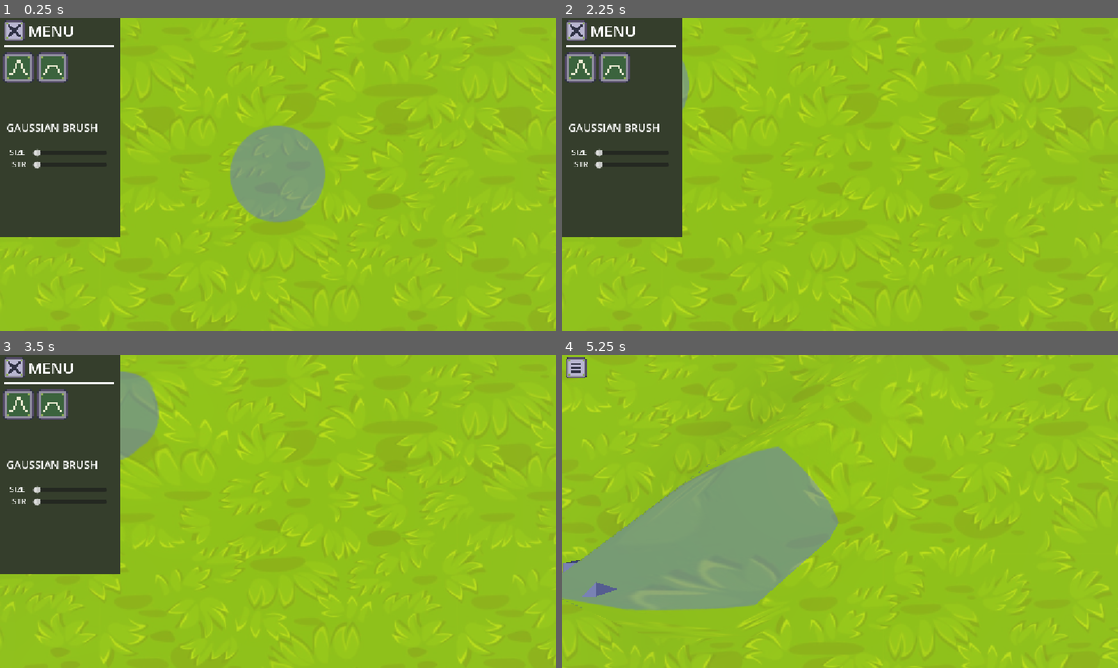
Above: before the commit, frames 1-4 (two rows, left to right).
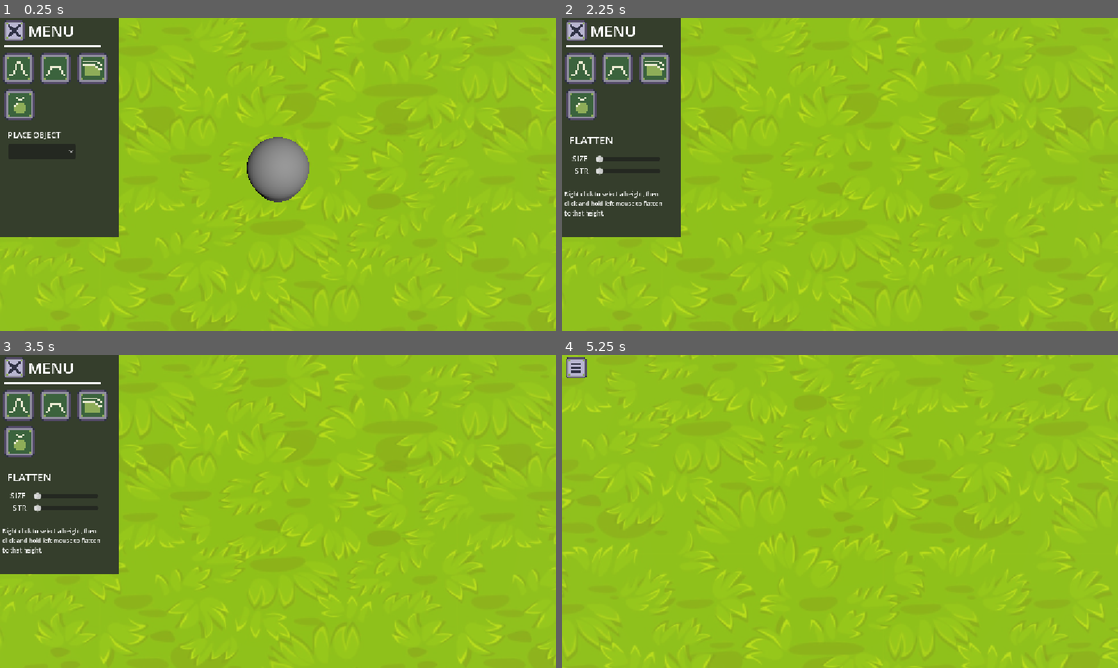
Above: after the commit, the same moments.

Repository: peridotpath/frog-game
Game: Godot game, scene res://map_editor.tscn
Two runs of this game, one before a commit and one after it. Both use one fixed random seed, a clock stepped at 60 frames per second and the inputs below.
Inputs (mouse positions are in pixels of both pictures, inside the frame that each line leads up to; where the layout moved, square brackets give the same spot in the first picture):
- Up to frame 1 (0.25 s): no input
- Up to frame 2 (2.25 s): click (578, 68) at 0.5 s; click (584, 105) at 1.27 s; click (617, 68) [612, 68] at 2 s
- Up to frame 3 (3.5 s): click (94, 405) at 2.77 s
- Up to frame 4 (5.25 s): click (578, 367) at 3.5 s; tap Enter at 4.25 s; move the mouse to (962, 495) at 4.27 s; hold D 4.28-5 s; hold Q 4.28-5 s; click (962, 495) at 4.42 s; drag from (728, 527) to (812, 574) at 5.02 s

The runs differ from the first frame. In frame 1, 6.1% of the frame differs, in the area x 0-59%, y 0-70%; in frame 2, 2.7%; in frame 3, 4.4%; in frame 4, 17%, in the area x 0-73%, y 1-90%.

Commit message:
loads of stuff cant really remember what

Diff:
--- a/free_look_camera.gd
+++ b/free_look_camera.gd
@@ -10,11 +10,6 @@
 
 @onready var _velocity = default_velocity
 
-@export var TerrainCursor : DecalCompatibility
-
-@export var brush_strength : int = 50
-@export var terrain: MeshInstance3D
-@export var vertex_cubes: Node3D
 var last_tick: int
 
 func _input(event):
@@ -38,52 +33,9 @@
 			MOUSE_BUTTON_WHEEL_LEFT: # decrease fly velocity
 				_velocity = clamp(_velocity / speed_scale, min_speed, max_speed)
 
-
-func _handle_gaussian_deform(direction: float):
-	var mdt = MeshDataTool.new()
-	mdt.create_from_surface(terrain.mesh, 0)
-	var terrain_loc = terrain.global_transform
-
-	var arrays = terrain.mesh.surface_get_arrays(0)
-
-	var verts = arrays[Mesh.ARRAY_VERTEX]
-	for i in range(mdt.get_vertex_count()):
-		var vertex = mdt.get_vertex(i)
-
-		if (is_point_in_sphere(vertex * terrain_loc,TerrainCursor.global_position,TerrainCursor.size[0]/2)):
-			var y_change = gaussian_deform((vertex * terrain_loc).distance_to(TerrainCursor.global_position), 0, TerrainCursor.size[0]/2)
-			verts[i] = vertex + Vector3(0,direction*y_change*1,0)
-
-	# 1. Update the vertex array as you already are
-	arrays[Mesh.ARRAY_VERTEX] = verts
-
-	# 2. Use SurfaceTool to regenerate the normals
-	var st = SurfaceTool.new()
-	st.index()
-	st.create_from_arrays(arrays) # Load your modified vertex data
-	st.generate_normals()         # This actually calculates the new slope
-	st.generate_tangents()        # Recommended for consistent lighting
-
-	# 3. Commit the result back to the terrain
-	var new_mesh = st.commit()
-	terrain.mesh = new_mesh
-
-	# 4. Update collision to match the new shape
-	terrain.create_trimesh_collision()
-
-func gaussian_deform(x: float, mean: float, std_dev: float) -> float:
-	var exponent = -0.5 * pow((x - mean) / std_dev, 2)
-	var factor = 1.0 / (std_dev * sqrt(2.0 * PI))
-	return factor * exp(exponent)
-
 func _process(delta):
 	if not current:
 		return
-
-	if Input.is_mouse_button_pressed(MOUSE_BUTTON_LEFT):
-		_handle_gaussian_deform(1)
-	if Input.is_mouse_button_pressed(MOUSE_BUTTON_RIGHT):
-		_handle_gaussian_deform(-1)
 
 	var direction = Vector3(
 		float(Input.is_physical_key_pressed(KEY_D)) - float(Input.is_physical_key_pressed(KEY_A)),
@@ -95,49 +47,3 @@
 		translate(direction * _velocity * delta * boost_speed_multiplier)
 	else:
 		translate(direction * _velocity * delta)
-
-	var mouse_pos = get_viewport().get_mouse_position()
-
-	# Project ray from camera to screen
-	var ray_start = project_ray_origin(mouse_pos)
-	var ray_end = ray_start + project_ray_normal(mouse_pos) * 1000
-
-	# Create query parameters
-	var space_state = get_world_3d().direct_space_state
-	var query = PhysicsRayQueryParameters3D.create(ray_start, ray_end)
-	var result = space_state.intersect_ray(query)
-	if result:
-		TerrainCursor.global_position = result.position
-
-	last_tick += 1
-	if (last_tick > 5):
-		last_tick = 0
-		_process_vertex_cubes()
-
-func _process_vertex_cubes():
-	for n in vertex_cubes.get_children():
-		vertex_cubes.remove_child(n)
-		n.queue_free()
-
-	var mdt = MeshDataTool.new()
-	mdt.create_from_surface(terrain.mesh, 0)
-	var terrain_loc = terrain.global_transform
-
-	var arrays = terrain.mesh.surface_get_arrays(0)
-	var verts = arrays[Mesh.ARRAY_VERTEX]
-	for v in range(mdt.get_vertex_count()):
-		var vertex:  = mdt.get_vertex(v)
-		if (is_point_in_sphere(vertex * terrain_loc, TerrainCursor.global_position, TerrainCursor.size[0]/2)):
-			# 1. Create the MeshInstance3D node
-			var mesh_instance = MeshInstance3D.new()
-			# 2. Create the specific mesh shape (e.g., BoxMesh)
-			var box_mesh = BoxMesh.new()
-			box_mesh.size = Vector3(0.2, 0.2, 0.2) # Size 1x1x1
-			# 3. Assign the mesh to the instance
-			mesh_instance.mesh = box_mesh
-			# 4. Position the mesh in the world
-			vertex_cubes.add_child(mesh_instance)
-			mesh_instance.global_position = Vector3(vertex)
-
-func is_point_in_sphere(point: Vector3, sphere_center: Vector3, radius: float) -> bool:
-	return sphere_center.distance_to(point) < radius
--- a/map_editor.gd
+++ b/map_editor.gd
@@ -1,9 +1,15 @@
 extends Node3D
 
 @export var UIPanel: ColorRect
-@export var Brush: DecalCompatibility
+@export var Cursor: DecalCompatibility
+@export var BrushSelection: Label
+@export var PlacerSelection: Label
 @export var BrushSize: float
 @export var BrushStr: float
+@export var BrushSelectionLabel: Label
+@export var BrushDescriptionLabel: Label
+
+@export var MouseInUI: bool
 
 func _on_ui_close_pressed() -> void:
 	UIPanel.hide()
@@ -13,7 +19,32 @@
 
 func _on_size_slider_value_changed(value: float) -> void:
 	BrushSize = value
-	Brush.size = Vector3(value,value,value)
 
 func _on_str_slider_value_changed(value: float) -> void:
 	BrushStr = value
+
+func is_point_in_sphere(point: Vector3, sphere_center: Vector3, radius: float) -> bool:
+	return sphere_center.distance_to(point) < radius
+
+func _on_gaus_button_pressed() -> void:
+	Cursor.BrushMode = Cursor.BRUSH_MODE.Gaus
+	BrushSelectionLabel.text = "GAUSSIAN"
+	BrushDescriptionLabel.text = "Click and hold the left mouse to raise and right mouse to lower terrain."
+	BrushSelection.show()
+	PlacerSelection.hide()
+	Cursor._switch_cursors(false)
+
+func _on_cyl_button_pressed() -> void:
+	Cursor.BrushMode = Cursor.BRUSH_MODE.Flatten
+	BrushSelectionLabel.text = "FLATTEN"
+	BrushDescriptionLabel.text = "Right click to select a height, then click and hold left mouse to flatten to that height."
+	BrushSelection.show()
+	PlacerSelection.hide()
+	Cursor._switch_cursors(false)
+
+func _on_place_button_pressed() -> void:
+	Cursor.BrushMode = Cursor.BRUSH_MODE.Place
+	BrushSelection.hide()
+	PlacerSelection.show()
+	Cursor._switch_cursors(true)
+	pass # Replace with function body.
--- a/map_editor.tscn
+++ b/map_editor.tscn
@@ -3,18 +3,22 @@
 [ext_resource type="Script" uid="uid://f7e0cqni6g4c" path="res://map_editor.gd" id="1_6ykog"]
 [ext_resource type="Shader" uid="uid://ci8qw0v58uatc" path="res://shaders/grasslands.gdshader" id="1_bh6pa"]
 [ext_resource type="Script" uid="uid://cxymk0n5i1hqe" path="res://terrain.gd" id="1_vga7x"]
+[ext_resource type="Script" uid="uid://cqcl0nhvdg2d6" path="res://vertex_cubes.gd" id="2_0tlqm"]
 [ext_resource type="Texture2D" uid="uid://dbkex1e5ftjne" path="res://assets/grass.jpg" id="2_xsg28"]
 [ext_resource type="Texture2D" uid="uid://csli4fwdmjqdo" path="res://assets/rocks.jpg" id="3_13cpq"]
 [ext_resource type="Shader" uid="uid://foqf6idimvb0" path="res://addons/decal_compatibility/decal.gdshader" id="5_bnmdf"]
 [ext_resource type="Script" uid="uid://y4lint7upc5f" path="res://free_look_camera.gd" id="5_e2fnq"]
 [ext_resource type="Texture2D" uid="uid://bq0w2g0pyfms4" path="res://assets/target.png" id="6_e2fnq"]
-[ext_resource type="Script" uid="uid://feckn7f3pmud" path="res://addons/decal_compatibility/decal_compatibility.gd" id="9_86fvb"]
 [ext_resource type="Texture2D" uid="uid://dq64nlj6fyi3j" path="res://assets/terrain_gaus_icon.png" id="9_ifbpd"]
+[ext_resource type="Script" uid="uid://bvp2ebnna5oc6" path="res://terrain_cursor.gd" id="10_0tlqm"]
 [ext_resource type="Texture2D" uid="uid://c14ttk5krnhst" path="res://assets/ui_expand.png" id="10_86fvb"]
 [ext_resource type="Texture2D" uid="uid://d4n4rkuceled4" path="res://assets/ui_exit.png" id="10_dnihh"]
 [ext_resource type="Texture2D" uid="uid://duf4bkba71eyu" path="res://assets/terrain_cyl_icon.png" id="11_e65o5"]
 [ext_resource type="PackedScene" uid="uid://cjs3hr4mxyqbr" path="res://assets/models/frog_model.glb" id="12_8cu4w"]
+[ext_resource type="Texture2D" uid="uid://cgxta13tii0j8" path="res://assets/terrain_place_icon.png" id="13_3xh5y"]
 [ext_resource type="PackedScene" uid="uid://dga5evsgw325e" path="res://assets/models/frog_2_model.glb" id="15_86fvb"]
+[ext_resource type="Texture2D" uid="uid://tgj7vn663cra" path="res://assets/terrain_smooth_icon.png" id="15_hrci8"]
+[ext_resource type="PackedScene" uid="uid://deyq8xpumklu2" path="res://tree.tscn" id="19_nbdi8"]
 
 [sub_resource type="ShaderMaterial" id="ShaderMaterial_bh6pa"]
 render_priority = 0
@@ -25,14 +29,16 @@
 shader_parameter/max_grass_slope = 0.9
 shader_parameter/uv_scale = 15.0
 
+[sub_resource type="CapsuleMesh" id="CapsuleMesh_3xh5y"]
+
 [sub_resource type="ShaderMaterial" id="ShaderMaterial_dnihh"]
 render_priority = 0
 shader = ExtResource("5_bnmdf")
 shader_parameter/albedo = ExtResource("6_e2fnq")
 shader_parameter/modulate = Color(1, 1, 1, 0.44313726)
 shader_parameter/albedo_mix = 1.0
-shader_parameter/scale_mod = Vector3(0.5, 0.5, 0.5)
-shader_parameter/cube_half_size = Vector3(1, 1, 1)
+shader_parameter/scale_mod = Vector3(inf, inf, inf)
+shader_parameter/cube_half_size = Vector3(0, 0, 0)
 shader_parameter/enable_y_fade = false
 shader_parameter/fade_start = 0.3
 shader_parameter/fade_end = 0.7
@@ -40,7 +46,7 @@
 
 [sub_resource type="BoxMesh" id="BoxMesh_e65o5"]
 material = SubResource("ShaderMaterial_dnihh")
-size = Vector3(2, 2, 2)
+size = Vector3(0, 0, 0)
 
 [sub_resource type="LabelSettings" id="LabelSettings_dnihh"]
 font_size = 32
@@ -48,37 +54,56 @@
 [sub_resource type="LabelSettings" id="LabelSettings_j6wux"]
 font_size = 22
 
+[sub_resource type="LabelSettings" id="LabelSettings_hrci8"]
+font_size = 12
+
 [sub_resource type="BoxShape3D" id="BoxShape3D_6ykog"]
 size = Vector3(4.1312866, 0.43762207, 3.3197021)
 
-[node name="MapEditor" type="Node3D" unique_id=205229475 node_paths=PackedStringArray("UIPanel", "Brush")]
+[node name="MapEditor" type="Node3D" unique_id=205229475 node_paths=PackedStringArray("UIPanel", "Cursor", "BrushSelection", "PlacerSelection", "BrushSelectionLabel", "BrushDescriptionLabel")]
 script = ExtResource("1_6ykog")
-UIPanel = NodePath("UILayer/ColorRect")
-Brush = NodePath("Terrain/TerrainCursor")
-
-[node name="VertexCubes" type="Node3D" parent="." unique_id=368670937]
+UIPanel = NodePath("UILayer/UIArea")
+Cursor = NodePath("Terrain/TerrainCursor")
+BrushSelection = NodePath("UILayer/UIArea/BrushSelection")
+PlacerSelection = NodePath("UILayer/UIArea/PlacerSelection")
+BrushSelectionLabel = NodePath("UILayer/UIArea/BrushSelection")
+BrushDescriptionLabel = NodePath("UILayer/UIArea/BrushSelection/BrushDescription")
+
+[node name="VertexCubes" type="Node3D" parent="." unique_id=368670937 node_paths=PackedStringArray("Terrain", "Cursor", "Main")]
+script = ExtResource("2_0tlqm")
+Terrain = NodePath("../Terrain")
+Cursor = NodePath("../Terrain/TerrainCursor")
+Main = NodePath("..")
 
 [node name="GameLight" type="DirectionalLight3D" parent="." unique_id=909131117]
 transform = Transform3D(0.81534797, -0.50983167, 0.27437094, -0.2581235, 0.104092255, 0.96048796, -0.51824707, -0.8539535, -0.046728127, 0, 10.208865, 0)
 
-[node name="Camera3d" type="Camera3D" parent="." unique_id=799265956 node_paths=PackedStringArray("TerrainCursor", "terrain", "vertex_cubes")]
+[node name="Camera3d" type="Camera3D" parent="." unique_id=799265956]
 transform = Transform3D(1, 0, 0, 0, -4.371139e-08, 1, 0, -1, -4.371139e-08, 0, 3.8081121, 0)
 script = ExtResource("5_e2fnq")
-TerrainCursor = NodePath("../Terrain/TerrainCursor")
-terrain = NodePath("../Terrain")
-vertex_cubes = NodePath("../VertexCubes")
 
 [node name="Terrain" type="MeshInstance3D" parent="." unique_id=392707373]
 material_override = SubResource("ShaderMaterial_bh6pa")
 script = ExtResource("1_vga7x")
 
-[node name="TerrainCursor" type="MeshInstance3D" parent="Terrain" unique_id=1608092171]
+[node name="ObjectPlacementCursor" type="MeshInstance3D" parent="Terrain" unique_id=2077337180]
+transform = Transform3D(1, 0, 0, 0, 0.9792865, 0.20247966, 0, -0.20247966, 0.9792865, 0, 1.084393, 0.7499663)
+mesh = SubResource("CapsuleMesh_3xh5y")
+
+[node name="TerrainCursor" type="MeshInstance3D" parent="Terrain" unique_id=1608092171 node_paths=PackedStringArray("Terrain", "Camera", "Home", "UIArea", "ObjectPlacementCursor")]
 transform = Transform3D(1, 0, 0, 0, 0.9792865, 0.20247966, 0, -0.20247966, 0.9792865, 0, 1.084393, 0.7499663)
 cast_shadow = 0
 gi_lightmap_scale = 0
 mesh = SubResource("BoxMesh_e65o5")
 Skeleton = null
-script = ExtResource("9_86fvb")
+script = ExtResource("10_0tlqm")
+Terrain = NodePath("..")
+Camera = NodePath("../../Camera3d")
+Home = NodePath("../..")
+UIArea = NodePath("../../UILayer/UIArea")
+SelectedPlaceable = null
+ObjectPlacementCursor = NodePath("../ObjectPlacementCursor")
+size = Vector3(0, 0, 0)
 texture = ExtResource("6_e2fnq")
 modulate = Color(1, 1, 1, 0.44313726)
 enable_fade = false
@@ -94,12 +119,13 @@
 texture_normal = ExtResource("10_86fvb")
 stretch_mode = 0
 
-[node name="ColorRect" type="ColorRect" parent="UILayer" unique_id=1868512707]
-offset_right = 249.0
+[node name="UIArea" type="ColorRect" parent="UILayer" unique_id=1868512707]
+offset_right = 247.0
 offset_bottom = 453.0
+mouse_force_pass_scroll_events = false
 color = Color(0.2079221, 0.24501562, 0.17417488, 1)
 
-[node name="UIClose" type="TextureButton" parent="UILayer/ColorRect" unique_id=1674367031]
+[node name="UIClose" type="TextureButton" parent="UILayer/UIArea" unique_id=1674367031]
 layout_mode = 0
 offset_left = 8.0
 offset_top = 5.0
@@ -108,25 +134,43 @@
 texture_normal = ExtResource("10_dnihh")
 stretch_mode = 0
 
-[node name="GausButton" type="TextureButton" parent="UILayer/ColorRect" unique_id=449085232]
+[node name="PlaceButton" type="TextureButton" parent="UILayer/UIArea" unique_id=1303876573]
+layout_mode = 0
+offset_left = 9.0
+offset_top = 148.0
+offset_right = 73.0
+offset_bottom = 212.0
+texture_normal = ExtResource("13_3xh5y")
+stretch_mode = 0
+
+[node name="GausButton" type="TextureButton" parent="UILayer/UIArea" unique_id=449085232]
 layout_mode = 0
 offset_left = 7.0
-offset_top = 70.0
+offset_top = 72.0
 offset_right = 71.0
-offset_bottom = 134.0
+offset_bottom = 136.0
 texture_normal = ExtResource("9_ifbpd")
 stretch_mode = 0
 
-[node name="CylButton" type="TextureButton" parent="UILayer/ColorRect" unique_id=771056574]
-layout_mode = 0
-offset_left = 77.0
-offset_top = 70.0
-offset_right = 141.0
-offset_bottom = 134.0
+[node name="CylButton" type="TextureButton" parent="UILayer/UIArea" unique_id=771056574]
+layout_mode = 0
+offset_left = 83.0
+offset_top = 72.0
+offset_right = 147.0
+offset_bottom = 136.0
 texture_normal = ExtResource("11_e65o5")
 stretch_mode = 0
 
-[node name="Label" type="Label" parent="UILayer/ColorRect" unique_id=521629018]
+[node name="SmoothButton" type="TextureButton" parent="UILayer/UIArea" unique_id=329893313]
+layout_mode = 0
+offset_left = 160.0
+offset_top = 72.0
+offset_right = 224.0
+offset_bottom = 136.0
+texture_normal = ExtResource("15_hrci8")
+stretch_mode = 0
+
+[node name="Label" type="Label" parent="UILayer/UIArea" unique_id=521629018]
 layout_mode = 0
 offset_left = 58.0
 offset_top = 4.0
@@ -135,30 +179,41 @@
 text = "MENU"
 label_settings = SubResource("LabelSettings_dnihh")
 
-[node name="ColorRect" type="ColorRect" parent="UILayer/ColorRect" unique_id=780029154]
+[node name="ColorRect" type="ColorRect" parent="UILayer/UIArea" unique_id=780029154]
 layout_mode = 0
 offset_left = 8.0
 offset_top = 55.0
-offset_right = 237.0
+offset_right = 209.0
 offset_bottom = 61.0
 
-[node name="GausSection" type="Label" parent="UILayer/ColorRect" unique_id=455347042]
-layout_mode = 0
-offset_left = 13.0
-offset_top = 211.0
-offset_right = 53.0
-offset_bottom = 234.0
+[node name="BrushSelection" type="Label" parent="UILayer/UIArea" unique_id=455347042]
+visible = false
+layout_mode = 0
+offset_left = 14.0
+offset_top = 237.0
+offset_right = 203.0
+offset_bottom = 268.0
 text = "GAUSSIAN BRUSH"
 label_settings = SubResource("LabelSettings_j6wux")
 
-[node name="SizeSlider" type="HSlider" parent="UILayer/ColorRect/GausSection" unique_id=1732904656]
+[node name="BrushDescription" type="Label" parent="UILayer/UIArea/BrushSelection" unique_id=96945965]
+layout_mode = 0
+offset_left = -9.0
+offset_top = 119.0
+offset_right = 210.0
+offset_bottom = 199.0
+text = "Click and hold the left mouse to raise and right mouse to lower terrain."
+label_settings = SubResource("LabelSettings_hrci8")
+autowrap_mode = 2
+
+[node name="SizeSlider" type="HSlider" parent="UILayer/UIArea/BrushSelection" unique_id=1732904656]
 layout_mode = 0
 offset_left = 56.0
-offset_top = 57.0
-offset_right = 208.0
-offset_bottom = 79.0
-
-[node name="Label" type="Label" parent="UILayer/ColorRect/GausSection/SizeSlider" unique_id=1265623820]
+offset_top = 44.0
+offset_right = 189.0
+offset_bottom = 66.0
+
+[node name="Label" type="Label" parent="UILayer/UIArea/BrushSelection/SizeSlider" unique_id=1265623820]
 layout_mode = 0
 offset_left = -49.0
 offset_top = -2.0
@@ -166,14 +221,14 @@
 offset_bottom = 21.0
 text = "SIZE"
 
-[node name="StrSlider" type="HSlider" parent="UILayer/ColorRect/GausSection" unique_id=1476748165]
+[node name="StrSlider" type="HSlider" parent="UILayer/UIArea/BrushSelection" unique_id=1476748165]
 layout_mode = 0
 offset_left = 56.0
-offset_top = 82.0
-offset_right = 208.0
-offset_bottom = 104.0
-
-[node name="Label" type="Label" parent="UILayer/ColorRect/GausSection/StrSlider" unique_id=475049845]
+offset_top = 69.0
+offset_right = 190.0
+offset_bottom = 91.0
+
+[node name="Label" type="Label" parent="UILayer/UIArea/BrushSelection/StrSlider" unique_id=475049845]
 layout_mode = 0
 offset_left = -44.0
 offset_top = -2.0
@@ -181,6 +236,26 @@
 offset_bottom = 21.0
 text = "STR"
 
+[node name="PlacerSelection" type="Label" parent="UILayer/UIArea" unique_id=1168769451]
+layout_mode = 0
+offset_left = 16.0
+offset_top = 230.0
+offset_right = 125.0
+offset_bottom = 253.0
+text = "PLACE OBJECT"
+
+[node name="PlacementItemOptions" type="OptionButton" parent="UILayer/UIArea/PlacerSelection" unique_id=1165086668]
+layout_mode = 0
+offset_left = 1.0
+offset_top = 31.0
+offset_right = 141.0
+offset_bottom = 62.0
+item_count = 2
+popup/item_0/text = "Tree"
+popup/item_0/id = 0
+popup/item_1/text = "Mushroom"
+popup/item_1/id = 1
+
 [node name="RigidBody3D" type="RigidBody3D" parent="." unique_id=695263020]
 transform = Transform3D(1, 0, 0, 0, 1, 0, 0, 0, 1, -37.27026, 1.5116389, 0)
 
@@ -200,7 +275,13 @@
 
 [node name="frog_2_model" parent="RigidBody3D2" unique_id=93551001 instance=ExtResource("15_86fvb")]
 
+[node name="Tree" parent="." unique_id=63894144 instance=ExtResource("19_nbdi8")]
+
 [connection signal="pressed" from="UILayer/UIExpand" to="." method="_on_ui_expand_pressed"]
-[connection signal="pressed" from="UILayer/ColorRect/UIClose" to="." method="_on_ui_close_pressed"]
-[connection signal="value_changed" from="UILayer/ColorRect/GausSection/SizeSlider" to="." method="_on_size_slider_value_changed"]
-[connection signal="value_changed" from="UILayer/ColorRect/GausSection/StrSlider" to="." method="_on_str_slider_value_changed"]
+[connection signal="pressed" from="UILayer/UIArea/UIClose" to="." method="_on_ui_close_pressed"]
+[connection signal="pressed" from="UILayer/UIArea/PlaceButton" to="." method="_on_place_button_pressed"]
+[connection signal="pressed" from="UILayer/UIArea/GausButton" to="." method="_on_gaus_button_pressed"]
+[connection signal="pressed" from="UILayer/UIArea/CylButton" to="." method="_on_cyl_button_pressed"]
+[connection signal="value_changed" from="UILayer/UIArea/BrushSelection/SizeSlider" to="." method="_on_size_slider_value_changed"]
+[connection signal="value_changed" from="UILayer/UIArea/BrushSelection/StrSlider" to="." method="_on_str_slider_value_changed"]
+[connection signal="item_selected" from="UILayer/UIArea/PlacerSelection/PlacementItemOptions" to="Terrain/TerrainCursor" method="_on_placement_item_options_item_selected"]
--- a/terrain.gd
+++ b/terrain.gd
@@ -19,7 +19,6 @@
 
 	# 3. Get mesh data and modify vertices
 	generate_terrain_from_heightmap(plane_mesh)
-
 
 ## Step 2 & 3: Generate Geometry from Heightmap Data
 func generate_terrain_from_heightmap(plane_mesh: PlaneMesh):
--- /dev/null
+++ b/terrain_cursor.gd
@@ -0,0 +1,132 @@
+@tool
+
+extends DecalCompatibility
+
+enum BRUSH_MODE {Gaus, Flatten, Smooth, Place}
+enum PLACEABLE_OBJECT {Tree, Mushroom}
+
+@export var Terrain: MeshInstance3D
+@export var Camera: Camera3D
+@export var Home: Node3D
+@export var UIArea: ColorRect
+
+@export var BrushSize: float
+@export var BrushStr: float
+@export var BrushSetHeight: float = 10
+
+@export var BrushMode: BRUSH_MODE
+
+@export var SelectedPlaceable: PLACEABLE_OBJECT
+
+@export var ObjectPlacementCursor: MeshInstance3D
+
+var mouse_left_held: bool
+var mouse_right_held: bool
+
+func _switch_cursors(is_placement: bool):
+	if is_placement:
+		hide()
+		ObjectPlacementCursor.show()
+	else:
+		show()
+		ObjectPlacementCursor.hide()
+
+func _process(delta: float):
+	if Home.BrushSize != size[0]:
+		size = Vector3(Home.BrushSize, Home.BrushSize, Home.BrushSize)
+		BrushSize = Home.BrushSize
+	if Home.BrushStr != size[0]:
+		BrushStr = Home.BrushStr
+
+	var mouse_pos = get_viewport().get_mouse_position()
+
+	if (is_mouse_in_UI(mouse_pos)):
+		return
+
+	_position_cursor(mouse_pos)
+
+	if Input.is_mouse_button_pressed(MOUSE_BUTTON_LEFT):
+		mouse_left_held = true
+		_handle_deform(1)
+	if Input.is_mouse_button_pressed(MOUSE_BUTTON_RIGHT):
+		if (BrushMode == BRUSH_MODE.Flatten):
+			BrushSetHeight = _find_nearest_vertex_on_terrain().y
+		else:
+			_handle_deform(-1)
+			mouse_right_held = true
+
+func _position_cursor(mouse_pos: Vector2):
+
+	# Project ray from camera to screen
+	var ray_start = Camera.project_ray_origin(mouse_pos)
+	var ray_end = ray_start + Camera.project_ray_normal(mouse_pos) * 1000
+
+	# Create query parameters
+	var space_state = get_world_3d().direct_space_state
+	var query = PhysicsRayQueryParameters3D.create(ray_start, ray_end)
+	var result = space_state.intersect_ray(query)
+	if result:
+		global_position = result.position
+		ObjectPlacementCursor.global_position = result.position
+
+func _find_nearest_vertex_on_terrain():
+	var mdt = MeshDataTool.new()
+	mdt.create_from_surface(Terrain.mesh, 0)
+	var terrain_loc = Terrain.global_transform
+	var nearestVertex: Vector3 = Vector3(10000,10000,10000)
+	for i in range(mdt.get_vertex_count()):
+		var vertex = mdt.get_vertex(i)
+		if ((vertex * terrain_loc).distance_to(global_position) < (nearestVertex * terrain_loc).distance_to(global_position)):
+			nearestVertex = vertex
+	return nearestVertex
+
+func _handle_deform(direction: float):
+	var mdt = MeshDataTool.new()
+	mdt.create_from_surface(Terrain.mesh, 0)
+	var terrain_loc = Terrain.global_transform
+	var arrays = Terrain.mesh.surface_get_arrays(0)
+	var verts = arrays[Mesh.ARRAY_VERTEX]
+
+	for i in range(mdt.get_vertex_count()):
+		var vertex = mdt.get_vertex(i)
+
+		if (Home.is_point_in_sphere(vertex * terrain_loc,global_position,size[0]/2)):
+			var y_change = _gaussian_deform((vertex * terrain_loc).distance_to(global_position), 0, size[0]/2)
+			if (BrushMode == BRUSH_MODE.Flatten):
+				if (abs(vertex.y - BrushSetHeight) < 0.1):
+					verts[i].y = BrushSetHeight
+				if (vertex.y < BrushSetHeight):
+					verts[i] = vertex + Vector3(0,y_change*1,0)
+				if (vertex.y > BrushSetHeight):
+					verts[i] = vertex + Vector3(0,-1*y_change*1,0)
+			else:
+				verts[i] = vertex + Vector3(0,direction*y_change*1,0)
+
+	# 1. Update the vertex array as you already are
+	arrays[Mesh.ARRAY_VERTEX] = verts
+
+	# 2. Use SurfaceTool to regenerate the normals
+	var st = SurfaceTool.new()
+	st.index()
+	st.create_from_arrays(arrays) # Load your modified vertex data
+	st.generate_normals()         # This actually calculates the new slope
+	st.generate_tangents()        # Recommended for consistent lighting
+
+	# 3. Commit the result back to the terrain
+	var new_mesh = st.commit()
+	Terrain.mesh = new_mesh
+
+	# 4. Update collision to match the new shape
+	Terrain.create_trimesh_collision()
+
+func _gaussian_deform(x: float, mean: float, std_dev: float) -> float:
+	var exponent = -0.5 * pow((x - mean) / std_dev, 2)
+	var factor = 1.0 / (std_dev * sqrt(2.0 * PI))
+	return factor * exp(exponent)
+
+
+func is_mouse_in_UI(mouse_pos: Vector2) -> bool:
+	return !UIArea.hidden || (mouse_pos.x < UIArea.size.x && mouse_pos.y < UIArea.size.y)
+
+func _on_placement_item_options_item_selected(index: int) -> void:
+	SelectedPlaceable = index
--- /dev/null
+++ b/tree.tscn
@@ -0,0 +1,5 @@
+[gd_scene format=3 uid="uid://deyq8xpumklu2"]
+
+[node name="Tree" type="StaticBody3D" unique_id=63894144]
+
+[node name="CollisionShape3D" type="CollisionShape3D" parent="." unique_id=343254618]
--- /dev/null
+++ b/vertex_cubes.gd
@@ -0,0 +1,40 @@
+extends Node3D
+
+var last_tick: int = 0
+
+@export var Terrain: MeshInstance3D
+@export var Cursor: DecalCompatibility
+@export var Main: Node3D
+
+func _process(delta: float):
+	last_tick += 1
+	if (last_tick > 5):
+		last_tick = 0
+		_process_vertex_cubes()
+
+func _process_vertex_cubes():
+	for n in get_children():
+		remove_child(n)
+		n.queue_free()
+	if (Cursor.BrushMode == Cursor.BRUSH_MODE.Place):
+		return
+
+
+	var mdt = MeshDataTool.new()
+	mdt.create_from_surface(Terrain.mesh, 0)
+	var terrain_loc = Terrain.global_transform
+
+	var arrays = Terrain.mesh.surface_get_arrays(0)
+	for v in range(mdt.get_vertex_count()):
+		var vertex:  = mdt.get_vertex(v)
+		if (Main.is_point_in_sphere(vertex * terrain_loc, Cursor.global_position, Cursor.size[0]/2)):
+			# 1. Create the MeshInstance3D node
+			var mesh_instance = MeshInstance3D.new()
+			# 2. Create the specific mesh shape (e.g., BoxMesh)
+			var box_mesh = BoxMesh.new()
+			box_mesh.size = Vector3(0.2, 0.2, 0.2) # Size 1x1x1
+			# 3. Assign the mesh to the instance
+			mesh_instance.mesh = box_mesh
+			# 4. Position the mesh in the world
+			add_child(mesh_instance)
+			mesh_instance.global_position = Vector3(vertex)
Binary file added: assets/terrain_place_icon.png
Not shown, added: assets/terrain_place_icon.png.import
Binary file added: assets/terrain_smooth_icon.png
Not shown, added: assets/terrain_smooth_icon.png.import
Not shown, added: terrain_cursor.gd.uid
Not shown, added: vertex_cubes.gd.uid
